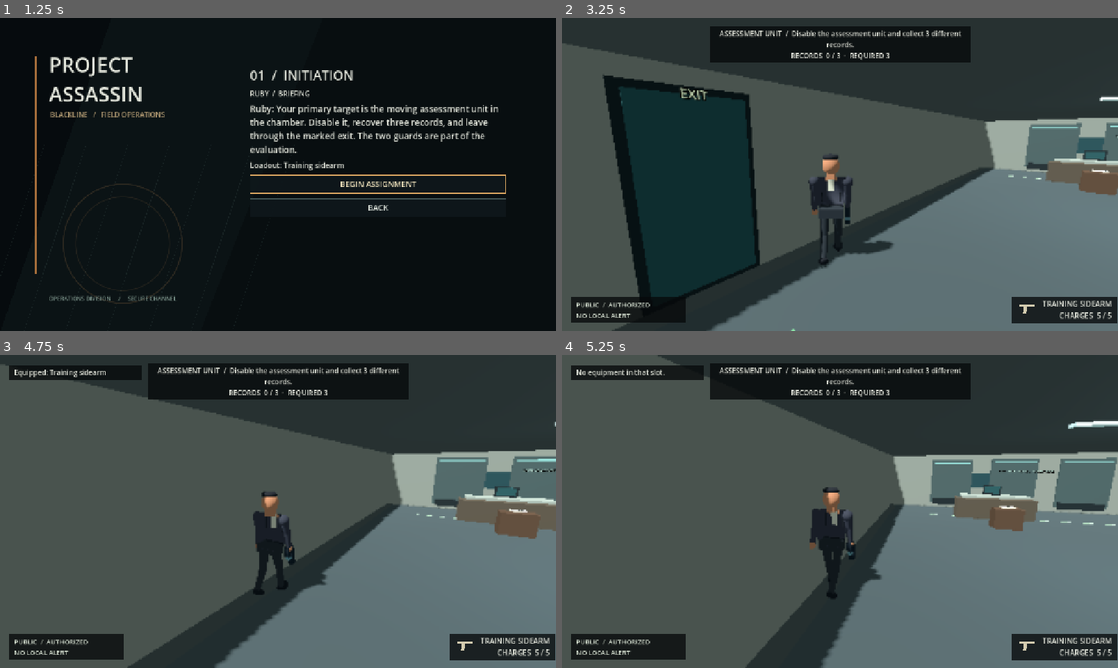
Above: before the commit, frames 1-4 (two rows, left to right).
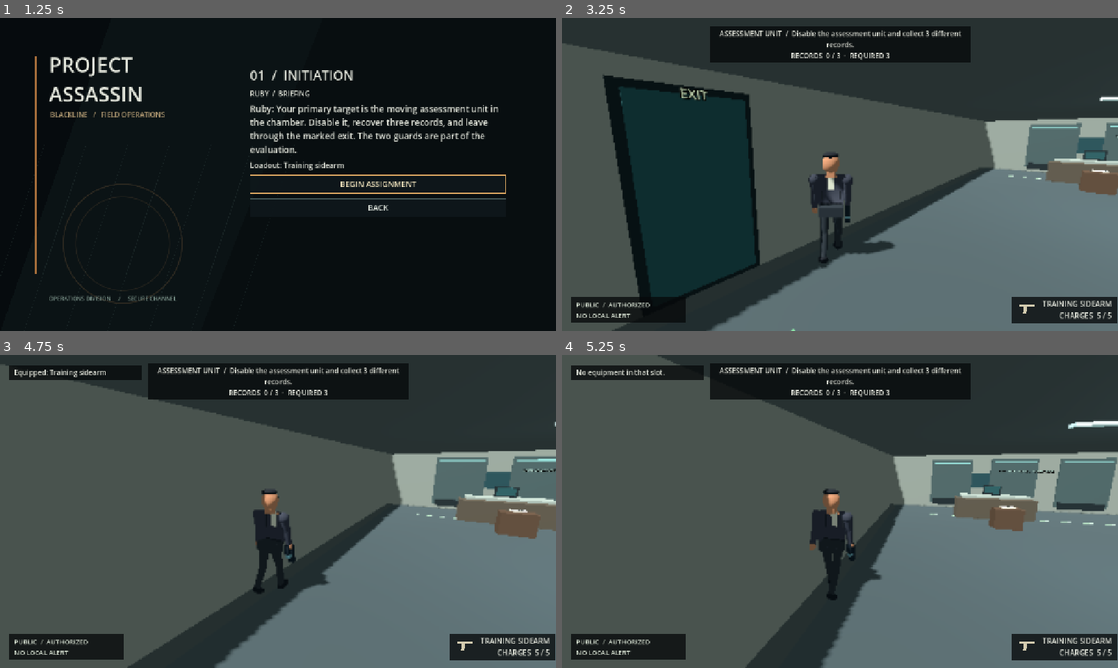
Above: after the commit, the same moments.

Repository: CoolgamerProXD/Stealty-Assasin-redesigned-computing-machine-Beta
Game: Godot game, scene res://scenes/main_menu.tscn
Two runs of this game, one before a commit and one after it. Both use one fixed random seed, a clock stepped at 60 frames per second and the inputs below.
Inputs (mouse positions are in pixels of both pictures, inside the frame that each line leads up to):
- Up to frame 1 (1.25 s): click "CAMPAIGN / NEXT ASSIGNMENT" at 0.5 s
- Up to frame 2 (3.25 s): click "BEGIN ASSIGNMENT" at 1.25 s; move the mouse to (867, 174) at 2.02 s; hold C (crouch) 2.03-2.78 s; hold W (move_forward) from 2.03 s (still down); click (867, 174) at 2.17 s; move the mouse to (812, 174) at 2.77 s; right-click (812, 174) at 2.85 s; tap C (crouch) at 3.05 s
- Up to frame 3 (4.75 s): keep holding W (move_forward); move the mouse to (289, 505) at 3.52 s; hold C (crouch) 3.53-4.28 s; move the mouse to (272, 517) at 4.27 s; tap 1 (equip_primary) at 4.35 s; click (272, 517) at 4.42 s; tap C (crouch) at 4.55 s
- Up to frame 4 (5.25 s): keep holding W (move_forward); move the mouse to (878, 514) at 5.02 s; hold 2 (equip_secondary) from 5.03 s (still down)

Frame 1 is identical in both runs. In frame 2, 0.3% of the frame differs, in the area x 44-60%, y 43-80%; in frame 3, 0.3%; in frame 4, 0.2%.

Commit message:
Ground procedural strides and document validation [windows]
Co-authored-by: arena-agent <297053741+arena-agent@users.noreply.github.com>

Diff:
--- a/scripts/visuals/stylized_person.gd
+++ b/scripts/visuals/stylized_person.gd
@@ -25,6 +25,7 @@
 var phase: float = 0.0
 var idle_phase: float = 0.0
 var idle_activity: String = "idle"
+var ground_adjust: float = 0.0
 var clothing: StandardMaterial3D
 # Identical immutable primitive meshes are reused across the population. Each
 # person retains independent materials, transforms and animated joints.
@@ -136,16 +137,28 @@
  torso.rotation.x = sin(idle_phase * 0.5) * 0.008
  # Independent knees bend during swing and crouch. Torso descends without
  # squashing the head or changing the model's horizontal proportions.
- upper_body.position.y = lerpf(upper_body.position.y, -0.70 * crouch_amount, blend)
+ upper_body.position.y = lerpf(upper_body.position.y, -0.70 * crouch_amount + ground_adjust, blend)
  var lean := -0.055 * clampf((gait_speed - 2.7) / 2.0, 0.0, 1.0) - 0.08 * crouch_amount
  upper_body.rotation.x = lerp_angle(upper_body.rotation.x, lean, blend)
- left_leg.position.y = lerpf(left_leg.position.y, 0.88 - 0.52 * crouch_amount, blend)
+ left_leg.position.y = lerpf(left_leg.position.y, 0.88 - 0.52 * crouch_amount + ground_adjust, blend)
  right_leg.position.y = left_leg.position.y
  var stride := swing * (1.0 - 0.45 * crouch_amount)
  left_leg.rotation.x = lerp_angle(left_leg.rotation.x, stride + 1.10 * crouch_amount, blend)
  right_leg.rotation.x = lerp_angle(right_leg.rotation.x, -stride + 1.10 * crouch_amount, blend)
  left_knee.rotation.x = lerp_angle(left_knee.rotation.x, -2.20 * crouch_amount - maxf(0.0, -swing) * 0.65, blend)
  right_knee.rotation.x = lerp_angle(right_knee.rotation.x, -2.20 * crouch_amount - maxf(0.0, swing) * 0.65, blend)
+ # Compensate the procedural stride for the lowest shoe, without moving the
+ # collision capsule. This is a small visual hip offset, not full terrain IK.
+ # Both feet previously floated together at the extremes of a stride.
+ var correction := 0.0
+ if crouch_amount < 0.05:
+  var low_foot := minf(_shoe_bottom(left_leg, left_knee), _shoe_bottom(right_leg, right_knee))
+  correction = clampf(-low_foot, -0.20, 0.04) * clampf(gait_speed / 0.5, 0.0, 1.0)
+ var adjustment_delta := correction - ground_adjust
+ upper_body.position.y += adjustment_delta
+ left_leg.position.y += adjustment_delta
+ right_leg.position.y += adjustment_delta
+ ground_adjust = correction
  var left_pose := -swing * 0.7
  if speed < 0.1 and idle_activity == "conversing": left_pose = 0.30 + sin(idle_phase * 0.6) * 0.16
  elif speed < 0.1 and idle_activity == "working": left_pose = 0.40 + sin(idle_phase * 0.5) * 0.06
@@ -163,6 +176,16 @@
   muzzle_flash.visible = weapon_draw > 0.5 and weapon_recoil > 0.72
  weapon_recoil = maxf(0.0, weapon_recoil - delta * 6.0)
 
+# Approximate the low point of the rotating ellipsoid shoe in character-local
+# space. The shared root is already grounded by CharacterBody3D; we deliberately
+# remove last frame's visual adjustment before computing the next one.
+func _shoe_bottom(hip: Node3D, knee: Node3D) -> float:
+ var thigh_angle := hip.rotation.x
+ var foot_angle := thigh_angle + knee.rotation.x
+ var center_y := hip.position.y - ground_adjust - 0.39 * cos(thigh_angle) - 0.42 * cos(foot_angle) + 0.06 * sin(foot_angle)
+ var radius_y := 0.5 * sqrt(pow(0.12 * cos(foot_angle), 2.0) + pow(0.30 * sin(foot_angle), 2.0))
+ return center_y - radius_y
+
 func _jacket_mesh() -> ArrayMesh:
  if jacket_mesh: return jacket_mesh
  # Tapered shoulders and waist, flat normals: original low-poly tailoring.
--- a/tests/run_tests.gd
+++ b/tests/run_tests.gd
@@ -132,6 +132,19 @@
  var second_leg_mesh: Mesh = (npcs[1].person.left_leg.get_child(0) as MeshInstance3D).mesh
  check(first_leg_mesh == second_leg_mesh and npcs[0].person.torso.mesh == npcs[1].person.torso.mesh, "identical character primitives share immutable mesh resources")
  check(npcs[0].person.clothing != npcs[1].person.clothing, "shared character meshes retain independent clothing materials")
+ var gait_figure := StylizedPerson.new()
+ world.add_child(gait_figure)
+ var maximum_float := 0.0
+ var maximum_sink := 0.0
+ for frame: int in range(180):
+  gait_figure.animate_motion(1.0 / 60.0, 3.8)
+  if frame > 30:
+   var low_foot := minf(gait_figure._shoe_bottom(gait_figure.left_leg, gait_figure.left_knee), gait_figure._shoe_bottom(gait_figure.right_leg, gait_figure.right_knee)) + gait_figure.ground_adjust
+   maximum_float = maxf(maximum_float, low_foot)
+   maximum_sink = maxf(maximum_sink, -low_foot)
+ print("GAIT_DIAG: float=", maximum_float, " sink=", maximum_sink)
+ check(maximum_float < 0.035 and maximum_sink < 0.035, "procedural running stride keeps a shoe near the ground plane")
+ gait_figure.queue_free()
  check(str(world.call("footstep_surface", Vector3(-25,0,-2))) == "carpet" and str(world.call("footstep_surface", Vector3(-25,0,-10))) == "wood", "hotel chooses footstep surfaces from local flooring")
  var furniture := world.get_node_or_null("EnvironmentDressing/HotelFurniture")
  check(furniture != null and furniture.get_child_count() >= 20, "Meridian instantiates authored seating, lamps and plants")
Not shown, changed: ARCHITECTURE.md
Not shown, changed: CHANGELOG.md
Not shown, changed: HONG_KONG_MAP_PLAN.md
Not shown, changed: PERFORMANCE.md
Not shown, changed: TESTING.md
